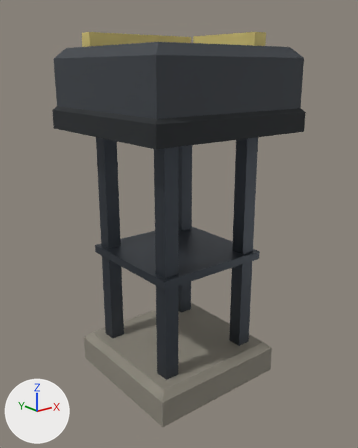
An edit to the glTF model assets/models/mg_tower.glb, drawn before and after from the same camera.
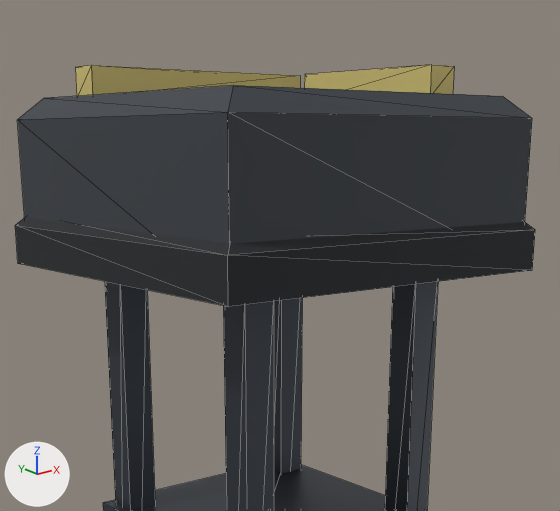
Each version is shown whole from a 50 mm lens placed at (-4.5, -5.7, 4.72), pointed at (0.0, -0.08, 2.47), then close up on the part from 13% to 89% of the width and 0% to 56% of the height. The lights are fixed; the arrows at lower left show +X, +Y and +Z. The first two pictures are the older version. The close-ups show mesh edges as thin lines. Vertices at exactly the same position are counted once.

Script lines for the objects in view, before the commit:
```python
me_body = bpy.data.meshes.new('Body')
me_body.from_pydata(...)  # 92 vertices, 144 faces; spans x -1.29..1.29, y -1.29..1.29, z 0.0..5.2
# faces by material slot: [20, 60, 20, 20, 24]
me_body.materials.append(mat_concrete)  # grey #8a8579
me_body.materials.append(mat_metal)  # dark grey #4a5058
me_body.materials.append(mat_hull)  # dark grey #3a3f45
me_body.materials.append(mat_dark)  # black #222629
me_body.materials.append(mat_faction)  # yellow #d9c87a
ob_body = bpy.data.objects.new('Body', me_body)
ob_body.location = (0.0, 0.0, 0.0)
```
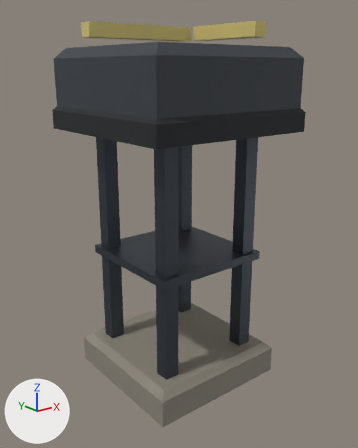
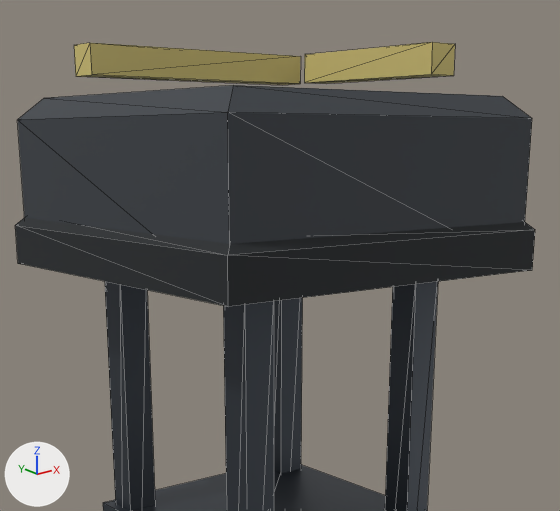
Location of each change, (x1, y1, x2, y2) in pixels of the close-ups (560 x 511 px; the box of a moved part takes in the faces that stretch with it):
'Body', reshaped
    before: (15, 65, 535, 511)
    after: (15, 42, 535, 511)
part 1 of me_body, moved or reshaped
    before: (75, 65, 300, 96)
    after: (74, 43, 301, 85)
part 2 of me_body, moved or reshaped
    before: (304, 65, 454, 94)
    after: (304, 42, 455, 84)

The change, as a diff of the scene's bpy script:
```diff
--- a/assets/models/mg_tower.glb.py
+++ b/assets/models/mg_tower.glb.py
@@ me_body @@
 # used by ob_body; location = (0.0, 0.0, 0.0)
-me_body.from_pydata(...)  # 92 vertices, 144 faces; spans x -1.29..1.29, y -1.29..1.29, z 0.0..5.2
+me_body.from_pydata(...)  # 92 vertices, 144 faces; spans x -1.29..1.29, y -1.29..1.29, z 0.0..5.34
+# me_body part 1: the loose piece of 8 vertices spanning x -0.91..0.91, y 0.75..0.97, z 5.0..5.2 is moved by (0.0, 0.0, 0.14)
+# me_body part 2: the loose piece of 8 vertices spanning x 0.83..1.05, y -0.7..0.6, z 5.0..5.2 is moved by (0.0, 0.0, 0.14)
 me_body.materials.append(mat_concrete)
```
